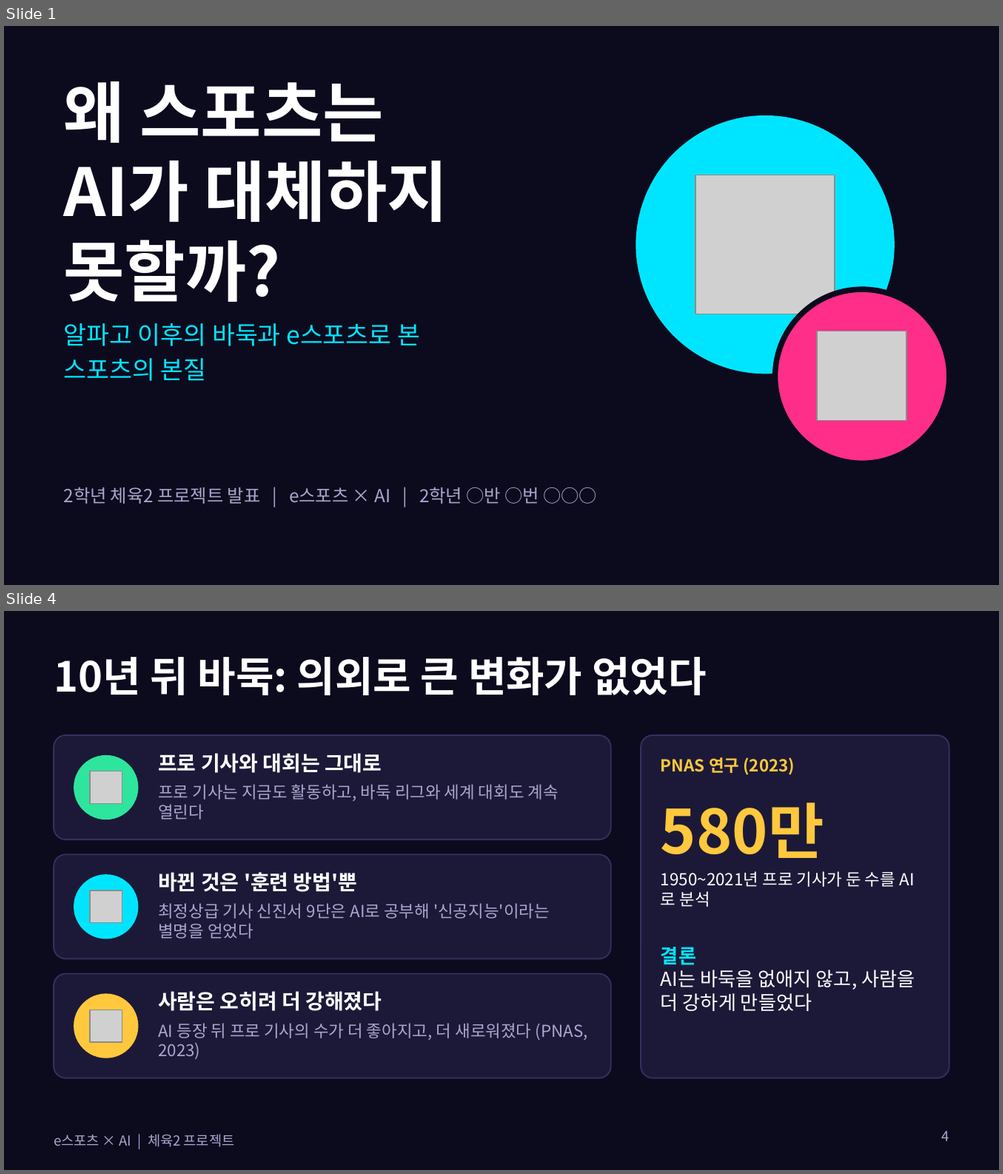
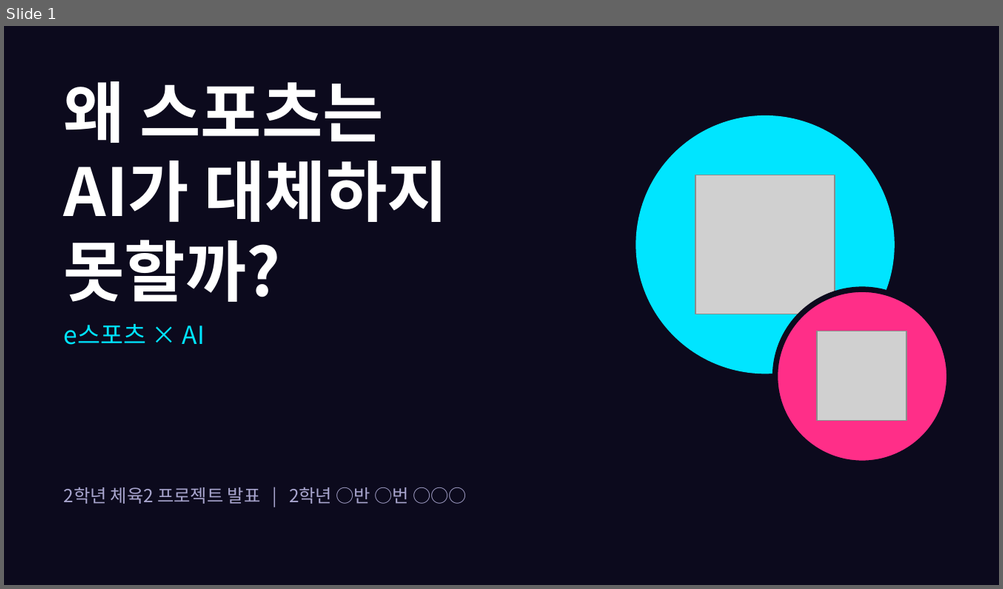
Before and after one commit to timetraveltimetravel/-, a slide deck: esports-ai/sports_ai_presentation.pptx. Shown one above the other, each under a label of ours: slides 1 and 4 before the commit, slide 1 after it; the slides between them are not shown. The pictures are 1003x1174 and 1003x589 pixels, drawn with LibreOffice and Linux fonts; fonts in the diff are those of the drawing; grey boxes stand for pictures. Boxes give left, top, right and bottom in pixels: in the first picture for what was removed or moved away, otherwise in the second. Text is boxed around its words. In the diff, an @@ line names an element or a change of style, - is before the commit and + after.

```diff
--- a/esports-ai/sports_ai_presentation.pptx
+++ b/esports-ai/sports_ai_presentation.pptx
@@ slide 4 removed at [4, 611, 999, 1170], background #0C0A1D @@
@@ title removed at [54, 657, 706, 695] @@
-10년 뒤 바둑: 의외로 큰 변화가 없었다
@@ rounded rectangle removed at [54, 735, 611, 840] @@
@@ rounded rectangle removed at [640, 735, 949, 1079] @@
@@ ellipse removed at [74, 755, 138, 820] @@
@@ text removed at [158, 753, 381, 773] @@
-프로 기사와 대회는 그대로
@@ text removed at [660, 758, 794, 775] @@
-PNAS 연구 (2023)
@@ picture removed at [90, 771, 122, 804] @@
@@ text removed at [158, 784, 558, 820] @@
-프로 기사는 지금도 활동하고, 바둑 리그와 세계 대회도 계속 열린다
@@ text removed at [660, 803, 824, 858] @@
-580만
@@ rounded rectangle removed at [54, 854, 611, 959] @@
@@ ellipse removed at [74, 874, 138, 940] @@
@@ text removed at [158, 872, 357, 892] @@
-바뀐 것은 '훈련 방법'뿐
@@ text removed at [660, 871, 895, 907] @@
-1950~2021년 프로 기사가 둔 수를 AI로 분석
@@ picture removed at [90, 891, 122, 923] @@
@@ text removed at [158, 903, 549, 939] @@
-최정상급 기사 신진서 9단은 AI로 공부해 '신공지능'이라는 별명을 얻었다
@@ text removed at [660, 947, 914, 1011] @@
-결론
-AI는 바둑을 없애지 않고, 사람을 더 강하게 만들었다
@@ rounded rectangle removed at [54, 974, 611, 1079] @@
@@ ellipse removed at [74, 994, 138, 1059] @@
@@ picture removed at [90, 1010, 122, 1042] @@
@@ text removed at [158, 991, 382, 1011] @@
-사람은 오히려 더 강해졌다
@@ text removed at [158, 1023, 588, 1059] @@
-AI 등장 뒤 프로 기사의 수가 더 좋아지고, 더 새로워졌다 (PNAS, 2023)
@@ text removed at [54, 1134, 235, 1147] @@
-e스포츠 × AI | 체육2 프로젝트
@@ page number removed at [941, 1131, 948, 1142] @@
-4
@@ slide 1 changed as well @@
@@ text at [64, 324, 205, 345]: text changed @@
-알파고 이후의 바둑과 e스포츠로 본
-스포츠의 본질
+e스포츠 × AI
@@ text at [64, 488, 410, 504]: text changed @@
-2학년 체육2 프로젝트 발표 | e스포츠 × AI | 2학년 ○반 ○번 ○○○
+2학년 체육2 프로젝트 발표 | 2학년 ○반 ○번 ○○○
```
Also in this commit, not shown: 3 other slides changed, 2 slides added, 7 other slides removed, 1 other file.
